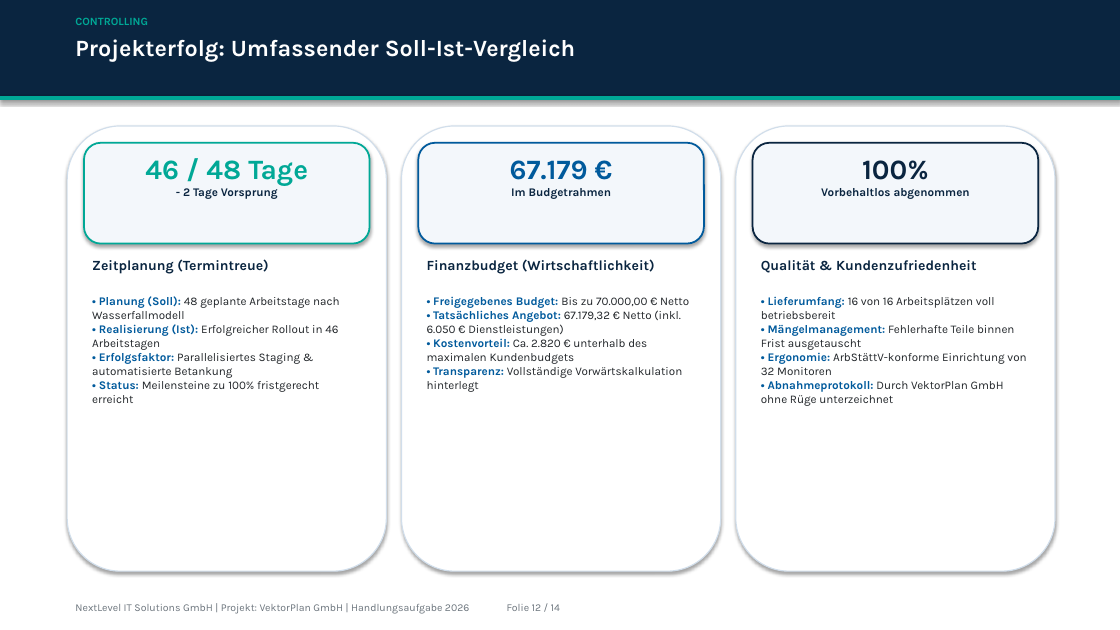
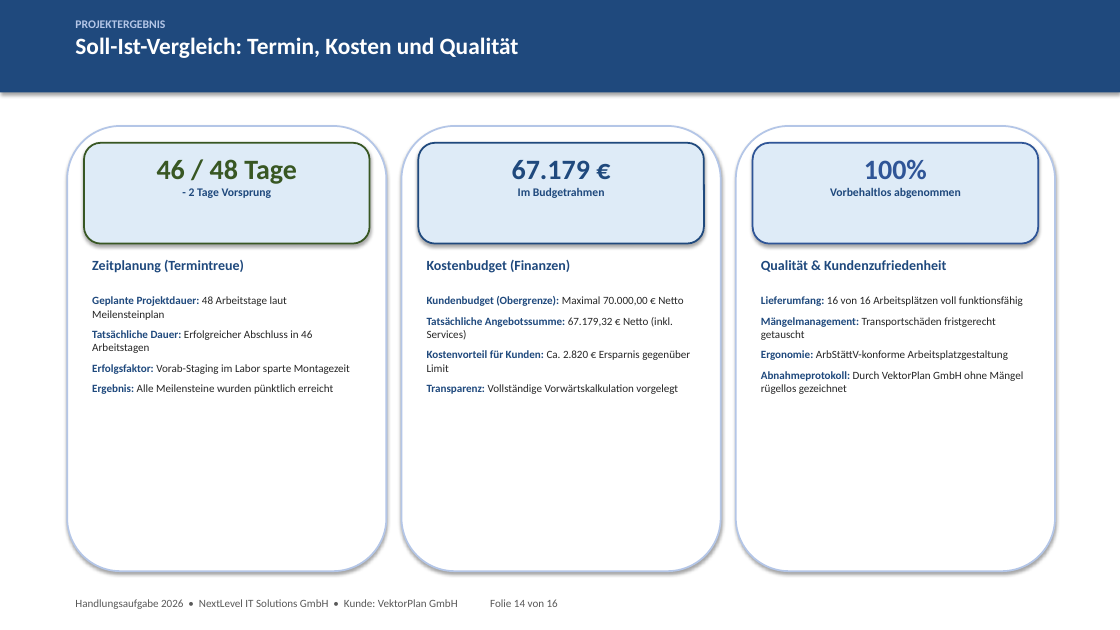
Before and after one commit to kluthjan/projekt_handlungsaufgabe, a slide deck: slide 14 of docs/08_Projektabschluss/Abschlusspraesentation.pptx (slide 12 before the commit). Drawn at 1120x630 pixels with LibreOffice and Linux fonts; fonts in the diff are those of the drawing. Boxes give left, top, right and bottom in pixels: in the first picture for what was removed or moved away, otherwise in the second. Text is boxed around its words. In the diff, an @@ line names an element or a change of style, - is before the commit and + after.

```diff
--- a/docs/08_Projektabschluss/Abschlusspraesentation.pptx
+++ b/docs/08_Projektabschluss/Abschlusspraesentation.pptx
@@ rectangle: place and size @@
-rectangle at bbox=[0, 0, 1120, 97]
+rectangle at bbox=[0, 0, 1120, 92]
@@ rectangle at bbox=[0, 0, 1120, 92]: fill #0A2540 to #1F497D; outline #0A2540 0.75 pt to none @@
@@ text at bbox=[75, 20, 519, 58]: text changed; font Karla to Calibri @@
-Projekterfolg: Umfassender Soll-Ist-Vergleich
+PROJEKTERGEBNIS
+Soll-Ist-Vergleich: Termin, Kosten und Qualität
@@ text removed at bbox=[75, 18, 148, 25] @@
-CONTROLLING
@@ rectangle removed at bbox=[0, 97, 1120, 100] @@
@@ text "46 / 48 Tage" at bbox=[157, 159, 297, 198]: font Karla to Calibri; text colour #00A896 to #385723 in "46 / 48 Tage"; text colour #0A2540 to #1F497D in "- 2 Tage Vorsprung" @@
@@ rounded rectangle at bbox=[84, 143, 370, 244]: fill #F3F7FB to #DEEBF7; outline #00A896 1.5 pt to #385723 1.5 pt @@
@@ text "67.179 €" at bbox=[512, 160, 605, 198]: font Karla to Calibri; text colour #005A9C to #1F497D in "67.179 €"; text colour #0A2540 to #1F497D in "Im Budgetrahmen" @@
@@ rounded rectangle at bbox=[418, 143, 704, 244]: fill #F3F7FB to #DEEBF7; outline #005A9C 1.5 pt to #1F497D 1.5 pt @@
@@ outline #D1DEEB 1 pt to #B4C6E7 1.5 pt in 3 elements at bbox=[67, 126, 386, 571], bbox=[402, 126, 721, 571], bbox=[736, 126, 1055, 571] @@
@@ text "100%" at bbox=[830, 159, 961, 198]: font Karla to Calibri; text colour #0A2540 to #2F5597 in "100%"; text colour #0A2540 to #1F497D in "Vorbehaltlos abgenommen" @@
@@ rounded rectangle at bbox=[753, 143, 1038, 244]: fill #F3F7FB to #DEEBF7; outline #0A2540 1.5 pt to #2F5597 1.5 pt @@
@@ text "Zeitplanung (Termintreue)" at bbox=[92, 260, 244, 273]: font Karla to Calibri, text colour #0A2540 to #1F497D @@
@@ text at bbox=[427, 260, 570, 273]: text changed; font Karla to Calibri; text colour #0A2540 to #1F497D @@
-Finanzbudget (Wirtschaftlichkeit)
+Kostenbudget (Finanzen)
@@ text "Qualität & Kundenzufriedenheit" at bbox=[761, 260, 946, 272]: font Karla to Calibri, text colour #0A2540 to #1F497D @@
@@ text at bbox=[92, 296, 350, 394]: text changed; size 10 to 9.5 pt; font Karla to Calibri; text colour #212529 to #262626 @@
-• Planung (Soll): 48 geplante Arbeitstage nach Wasserfallmodell
-• Realisierung (Ist): Erfolgreicher Rollout in 46 Arbeitstagen
-• Erfolgsfaktor: Parallelisiertes Staging & automatisierte Betankung
-• Status: Meilensteine zu 100% fristgerecht erreicht
+Geplante Projektdauer: 48 Arbeitstage laut Meilensteinplan
+Tatsächliche Dauer: Erfolgreicher Abschluss in 46 Arbeitstagen
+Erfolgsfaktor: Vorab-Staging im Labor sparte Montagezeit
+Ergebnis: Alle Meilensteine wurden pünktlich erreicht
@@ text at bbox=[427, 296, 690, 394]: text changed; size 10 to 9.5 pt; font Karla to Calibri; text colour #212529 to #262626 @@
-• Freigegebenes Budget: Bis zu 70.000,00 € Netto
-• Tatsächliches Angebot: 67.179,32 € Netto (inkl. 6.050 € Dienstleistungen)
-• Kostenvorteil: Ca. 2.820 € unterhalb des maximalen Kundenbudgets
-• Transparenz: Vollständige Vorwärtskalkulation hinterlegt
+Kundenbudget (Obergrenze): Maximal 70.000,00 € Netto
+Tatsächliche Angebotssumme: 67.179,32 € Netto (inkl. Services)
+Kostenvorteil für Kunden: Ca. 2.820 € Ersparnis gegenüber Limit
+Transparenz: Vollständige Vorwärtskalkulation vorgelegt
@@ text at bbox=[761, 296, 1024, 394]: text changed; size 10 to 9.5 pt; font Karla to Calibri; text colour #212529 to #262626 @@
-• Lieferumfang: 16 von 16 Arbeitsplätzen voll betriebsbereit
-• Mängelmanagement: Fehlerhafte Teile binnen Frist ausgetauscht
-• Ergonomie: ArbStättV-konforme Einrichtung von 32 Monitoren
-• Abnahmeprotokoll: Durch VektorPlan GmbH ohne Rüge unterzeichnet
+Lieferumfang: 16 von 16 Arbeitsplätzen voll funktionsfähig
+Mängelmanagement: Transportschäden fristgerecht getauscht
+Ergonomie: ArbStättV-konforme Arbeitsplatzgestaltung
+Abnahmeprotokoll: Durch VektorPlan GmbH ohne Mängel rügellos gezeichnet
@@ text at bbox=[75, 599, 558, 609]: text changed; size 9 to 9.5 pt; font Karla to Calibri; text colour #6C757D to #595959 @@
-NextLevel IT Solutions GmbH | Projekt: VektorPlan GmbH | Handlungsaufgabe 2026 Folie 12 / 14
+Handlungsaufgabe 2026 • NextLevel IT Solutions GmbH • Kunde: VektorPlan GmbH Folie 14 von 16
```
Also in this commit, not shown: 8 other slides changed, 7 slides added, 5 slides removed, 11 other files.
